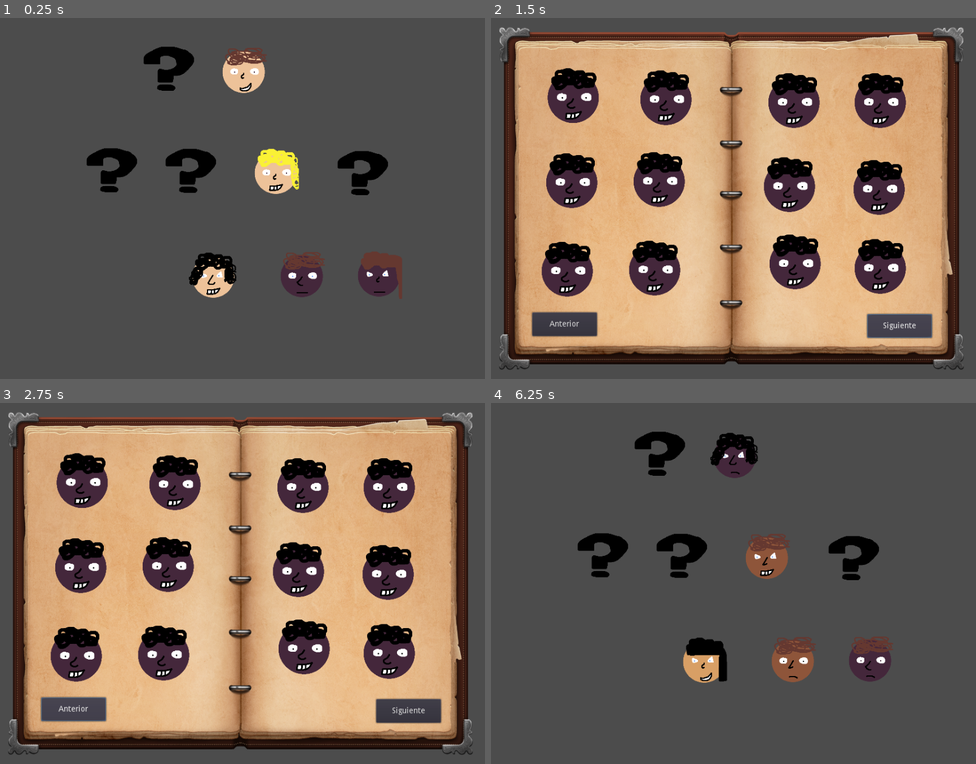
Above: before the commit, frames 1-4 (two rows, left to right).
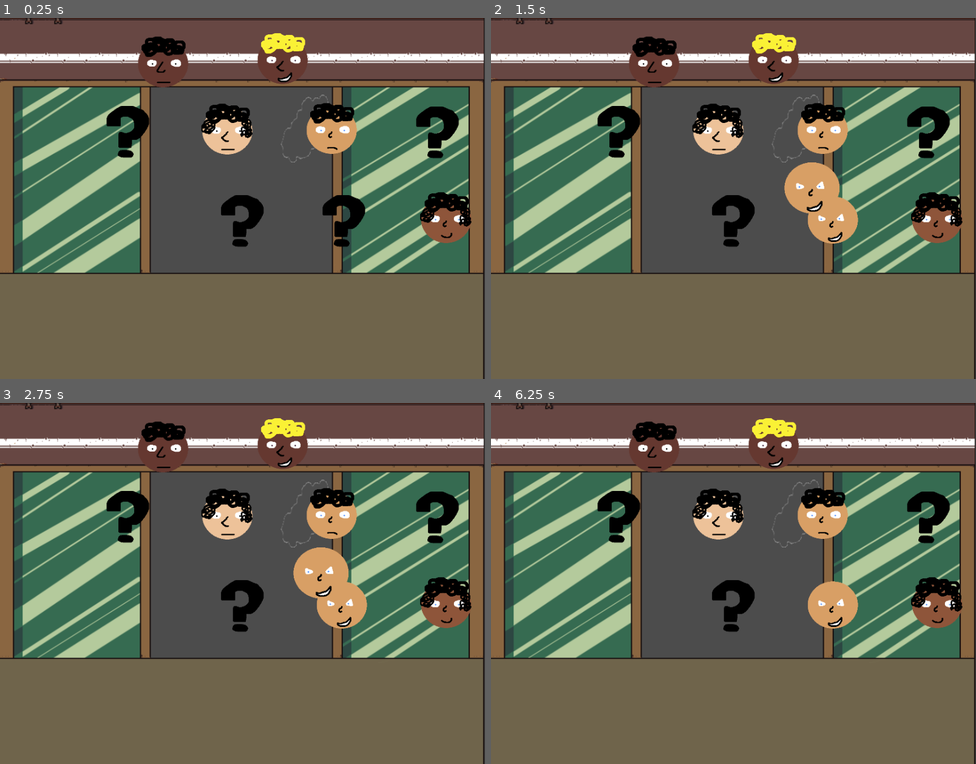
Above: after the commit, the same moments.

Repository: jnrdrgz/ggj-2023
Game: Godot game, scene res://MainScene.tscn
Same seed, same stepped clock (60 frames per second), same inputs: the game is played once before the commit and once after it.
Inputs (mouse positions are in pixels of both pictures, inside the frame that each line leads up to):
- Up to frame 1 (0.25 s): no input
- Up to frame 2 (1.5 s): tap Enter (ui_accept) at 0.5, 0.77, 0.8, 1.07 s; move the mouse to (840, 180) at 0.52 s; tap S (show_book) at 0.6 s; click (840, 180) at 0.67 s; click (898, 324) at 1.25 s, where only the run before the commit has a clickable "Siguiente"
- Up to frame 3 (2.75 s): click (72, 709) at 2 s, where only the run before the commit has a clickable "Anterior"
- Up to frame 4 (6.25 s): click (898, 709) at 2.75 s, where only the run before the commit has a clickable "Siguiente"; click (563, 709) at 3.5 s, where only the run before the commit has a clickable "Anterior"; click (898, 709) at 4.25 s, where only the run before the commit has a clickable "Siguiente"; click (563, 709) at 5 s, where only the run before the commit has a clickable "Anterior"; tap Enter (ui_accept) at 5.75, 5.85, 6.02 s; move the mouse to (636, 601) at 5.77 s; click (636, 601) at 5.92 s; tap S (show_book) at 6.05 s

The runs differ from the first frame. In frame 1, 85% of the frame differs, in the area x 0-100%, y 0-100%; in frame 2, 98%; in frame 3, 98%; in frame 4, 85%.

Commit message:
fixes

Diff:
--- a/BookOfFaces.gd
+++ b/BookOfFaces.gd
@@ -3,9 +3,112 @@
 onready var faceScene = "res://Face.tscn"
 
 var rng = RandomNumberGenerator.new()
+var current_book = 0
+
+#set_face(genero_, boca_, cara_, nariz_, ojos_, pelo_, nacionalidad_, profesion_):
+var books = [
+	[
+		["hombre", 3, 4, 3, 4, 1, Global.nacionalidades[0], Global.profesiones[0]],
+		["mujer", 1, 2, 3, 1, 1, Global.nacionalidades[0], Global.profesiones[0]],
+		["hombre", 1, 4, 4, 4, 1, Global.nacionalidades[0], Global.profesiones[0]],
+		["hombre", 1, 1, 1, 1, 1, Global.nacionalidades[0], Global.profesiones[0]],
+
+		["hombre", 3, 4, 3, 4, 1, Global.nacionalidades[0], Global.profesiones[0]],
+		["mujer", 1, 2, 3, 1, 1, Global.nacionalidades[0], Global.profesiones[0]],
+		["hombre", 1, 4, 4, 4, 1, Global.nacionalidades[0], Global.profesiones[0]],
+		["hombre", 1, 1, 1, 1, 1, Global.nacionalidades[0], Global.profesiones[0]],
+
+		["hombre", 3, 4, 3, 4, 1, Global.nacionalidades[0], Global.profesiones[0]],
+		["mujer", 1, 2, 3, 1, 1, Global.nacionalidades[0], Global.profesiones[0]],
+		["hombre", 1, 4, 4, 4, 1, Global.nacionalidades[0], Global.profesiones[0]],
+		["hombre", 1, 1, 1, 1, 1, Global.nacionalidades[0], Global.profesiones[0]],
+	],
+	[
+		["hombre", 3, 4, 3, 4, 1, Global.nacionalidades[0], Global.profesiones[0]],
+		["mujer", 1, 2, 3, 1, 1, Global.nacionalidades[0], Global.profesiones[0]],
+		["mujer", 1, 4, 4, 4, 1, Global.nacionalidades[0], Global.profesiones[0]],
+		["hombre", 1, 1, 1, 1, 1, Global.nacionalidades[0], Global.profesiones[0]],
+
+		["hombre", 3, 4, 3, 4, 1, Global.nacionalidades[0], Global.profesiones[0]],
+		["mujer", 1, 2, 3, 1, 1, Global.nacionalidades[0], Global.profesiones[0]],
+		["hombre", 1, 4, 4, 4, 1, Global.nacionalidades[0], Global.profesiones[0]],
+		["hombre", 1, 1, 1, 1, 1, Global.nacionalidades[0], Global.profesiones[0]],
+
+		["hombre", 3, 4, 3, 4, 1, Global.nacionalidades[0], Global.profesiones[0]],
+		["mujer", 1, 2, 3, 1, 1, Global.nacionalidades[0], Global.profesiones[0]],
+		["hombre", 1, 4, 4, 4, 1, Global.nacionalidades[0], Global.profesiones[0]],
+		["mujer", 1, 3, 4, 2, 2, Global.nacionalidades[0], Global.profesiones[0]],
+	],
+	[
+		["hombre", 1, 1, 2, 1, 1, Global.nacionalidades[0], Global.profesiones[0]],
+		["mujer", 1, 1, 3, 2, 1, Global.nacionalidades[0], Global.profesiones[0]],
+		["hombre", 3, 4, 3, 4, 1, Global.nacionalidades[0], Global.profesiones[0]],
+		["mujer", 2, 4, 3, 2, 2, Global.nacionalidades[0], Global.profesiones[0]],
+
+		["hombre", 3, 4, 3, 4, 1, Global.nacionalidades[0], Global.profesiones[0]],
+		["mujer", 2, 3, 1, 3, 1, Global.nacionalidades[0], Global.profesiones[0]],
+		["hombre", 1, 4, 4, 1, 1, Global.nacionalidades[0], Global.profesiones[0]],
+		["mujer", 1, 4, 3, 2, 1, Global.nacionalidades[0], Global.profesiones[0]],
+
+		["hombre", 3, 4, 4, 4, 1, Global.nacionalidades[0], Global.profesiones[0]],
+		["mujer", 1, 2, 2, 1, 4, Global.nacionalidades[0], Global.profesiones[0]],
+		["mujer", 1, 4, 3, 4, 4, Global.nacionalidades[0], Global.profesiones[0]],
+		["hombre", 1, 3, 2, 1, 1, Global.nacionalidades[0], Global.profesiones[0]],
+	],
+
+]
+
+func next():
+	var b = current_book + 1
+	current_book = b
+
+	print("next ", current_book, len(books))
+	if b > len(books)-1:
+		b = 0
+		current_book = 0
+
+	var book = books[b]
+	$Book/Label.text = "%s de %s" % [b+1, len(books)]
+
+	var child = 0
+	for data in book:
+		$Faces.get_children()[child].set_face(data[0],data[1],data[2],data[3],data[4],data[5],data[6],data[7])
+		child += 1
+
+func previous():
+	var b = current_book - 1
+	current_book = b
+
+	if b < 0:
+		b = len(books)-1
+		current_book = b
+	print("previous ", current_book, len(books))
+
+	var book = books[b]
+	$Book/Label.text = "%s de %s" % [b+1, len(books)]
+
+	var child = 0
+	for data in book:
+		$Faces.get_children()[child].set_face(data[0],data[1],data[2],data[3],data[4],data[5],data[6],data[7])
+		child += 1
+
 
 func _ready():
 	rng.randomize()
+	for face in $Faces.get_children():
+		face.get_random_face()
+
+		face.connect("face_pressed", self, "_test")
+
+func _test(face_id):
+	print("TEST SIGNAL")
+	$Book.visible = false
+	$Siguiente.visible = false
+	$Anterior.visible = false
+
+	for face in $Faces.get_children():
+		if face.id != face_id:
+			face.visible = false
 
 
 func _on_Face_face_pressed(face_id):
@@ -18,6 +121,19 @@
 		if face.id != face_id:
 			face.visible = false
 
+
+func show():
+	visible = true
+	$Book.visible = true
+	$Siguiente.visible = true
+	$Anterior.visible = true
+	for face in $Faces.get_children():
+		face.visible = true
+
+func hide():
+	visible = false
+	#for face in $Faces.get_children():
+	#	face.visible = true
 
 
 
@@ -54,3 +170,11 @@
 
 func generate_faces(n):
 	pass
+
+
+
+func _on_Siguiente_pressed():
+	next()
+
+func _on_Anterior_pressed():
+	previous()
--- a/BookOfFaces.tscn
+++ b/BookOfFaces.tscn
@@ -1,8 +1,9 @@
-[gd_scene load_steps=4 format=2]
+[gd_scene load_steps=5 format=2]
 
 [ext_resource path="res://assets/book.png" type="Texture" id=1]
 [ext_resource path="res://Face.tscn" type="PackedScene" id=2]
 [ext_resource path="res://BookOfFaces.gd" type="Script" id=3]
+[ext_resource path="res://fsemeric_100.tres" type="DynamicFont" id=4]
 
 [node name="BookOfFaces" type="Node2D"]
 script = ExtResource( 3 )
@@ -11,6 +12,16 @@
 position = Vector2( 423, 313.5 )
 scale = Vector2( 0.558526, 0.640351 )
 texture = ExtResource( 1 )
+
+[node name="Label" type="Label" parent="Book"]
+margin_left = 508.481
+margin_top = -408.37
+margin_right = 801.481
+margin_bottom = -284.37
+rect_scale = Vector2( 0.471173, 0.397517 )
+custom_colors/font_color = Color( 0, 0, 0, 1 )
+custom_fonts/font = ExtResource( 4 )
+text = "X de X"
 
 [node name="Siguiente" type="Button" parent="."]
 margin_left = 672.0
@@ -103,3 +114,7 @@
 
 [node name="PH12" type="Node2D" parent="FacesPlaceholders"]
 position = Vector2( 648, 396 )
+
+[connection signal="pressed" from="Siguiente" to="." method="_on_Siguiente_pressed"]
+[connection signal="pressed" from="Anterior" to="." method="_on_Anterior_pressed"]
+[connection signal="face_pressed" from="Faces/Face" to="." method="_on_Face_face_pressed"]
--- a/Face.gd
+++ b/Face.gd
@@ -9,10 +9,59 @@
 var rng
 var id
 
+var cara
+var boca
+var nariz
+var ojos
+var pelo
+
+
 var original_scale
 
 signal face_pressed(id)
 signal face_not_pressed
+signal released(face)
+
+var face_inside = false
+
+export (bool) var is_incognito = false
+export (bool) var generate_randomly = false
+
+func get_random_face():
+	var len_profesiones = len(Global.profesiones)
+	var prof = rng.randi_range(0,len_profesiones-1)
+	profesion = Global.profesiones[prof]
+	print("profesion", profesion)
+
+	var rand_boca = rng.randi_range(1,5)
+	set_boca(rand_boca)
+
+	var rand_cara = rng.randi_range(1,5)
+	set_cara(rand_cara)
+
+	var rand_nariz = rng.randi_range(1,5)
+	set_nariz(rand_nariz)
+
+	var rand_ojos = rng.randi_range(1,5)
+	set_ojos(rand_ojos)
+
+	var rand_pelo = rng.randi_range(1,5)
+	set_pelo(rand_pelo)
+
+	$Data/DataLabel.text = "Género: %s\n\nNacionalidad: %s\n\n Profesión: %s\n\n" % [genero, nacionalidad,profesion]
+
+func set_face(genero_, boca_, cara_, nariz_, ojos_, pelo_, nacionalidad_, profesion_):
+	nacionalidad = nacionalidad_
+	genero = genero_
+	profesion = profesion_
+	set_boca(boca_)
+	set_cara(cara_)
+	set_nariz(nariz_)
+	set_ojos(ojos_)
+	set_pelo(pelo)
+
+	$Data/DataLabel.text = "Género: %s\n\nNacionalidad: %s\n\n Profesión: %s\n\n" % [genero, nacionalidad, profesion]
+
 
 func _ready():
 	rng = RandomNumberGenerator.new()
@@ -21,27 +70,45 @@
 	id = rng.randi()
 	print(id)
 
+
 	original_scale = scale
 
 	original_pos = global_position
 	$Data/DataLabel.text = "Género: %s\n\nNacionalidad: %s\n\n Profesión: %s\n\n" % [genero, nacionalidad,profesion]
 
+	if generate_randomly:
+		get_random_face()
+
+	if is_incognito:
+		$Incognito.visible = true
+
+		$Cara.visible = false
+		$Boca.visible = false
+		$Nariz.visible = false
+		$Ojos.visible = false
+		$Pelo.visible = false
+
 func set_genero(gen):
 	genero = gen
 
-func set_cara(cara):
-	$Cara.texture = load("res://assets/%s/cara/cara%s.png" % [genero, cara])
-
-func set_boca(boca):
-	$Boca.texture = load("res://assets/%s/boca/boca%s.png" % [genero, boca])
-
-func set_nariz(nariz):
+func set_cara(prop_cara):
+	cara = prop_cara
+	$Cara.texture = load("res://assets/%s/cara/cara%s.png" % [genero, prop_cara])
+
+func set_boca(prop_boca):
+	boca = prop_boca
+	$Boca.texture = load("res://assets/%s/boca/boca%s.png" % [genero, prop_boca])
+
+func set_nariz(prop_nariz):
+	nariz = prop_nariz
 	$Nariz.texture = load("res://assets/%s/nariz/nariz%s.png" % [genero, nariz])
 
-func set_ojos(ojos):
-	$Ojos.texture = load("res://assets/%s/ojos/ojos%s.png" % [genero, ojos])
-
-func set_pelo(pelo):
+func set_ojos(prop_ojos):
+	ojos = prop_ojos
+	$Ojos.texture = load("res://assets/%s/ojos/ojos%s.png" % [genero, prop_ojos])
+
+func set_pelo(prop_pelo):
+	pelo = prop_pelo
 	$Pelo.texture = load("res://assets/%s/pelo/pelo%s.png" % [genero, pelo])
 
 func _input(event):
@@ -83,6 +150,9 @@
 			emit_signal("face_not_pressed")
 			face_not_pressed_signal_emitted = true
 
+func unselect():
+	pressing = false
+	global_position = original_pos
 
 func _on_TextureRect_gui_input(event):
 	if event is InputEventMouseButton and event.button_index == BUTTON_LEFT and event.pressed:
@@ -92,9 +162,58 @@
 		print("pressed")
 		#unzoom()
 	if event is InputEventMouseButton and event.button_index == BUTTON_LEFT and not event.pressed:
-		pressing = false
-		global_position = original_pos
+		unselect()
+	if event is InputEventMouseButton and event.button_index == BUTTON_LEFT and not event.pressed:
+		print("REALESED")
+		if face_inside:
+			print("FACE INSIDE")
+			emit_signal("released", self)
 
 	#elif event is InputEventScreenTouch and event.pressed:
 	#	print("test pressed")
 	#	get_tree().set_input_as_handled()
+
+
+func clone(face):
+	genero = face.genero
+	nacionalidad = face.nacionalidad
+	profesion = face.profesion
+
+	set_boca(face.boca)
+	set_cara(face.cara)
+	set_nariz(face.nariz)
+	set_ojos(face.ojos)
+	set_pelo(face.pelo)
+
+	#is_incognito = false
+
+	$Incognito.visible = false
+
+	$Cara.visible = true
+	$Boca.visible = true
+	$Nariz.visible = true
+	$Ojos.visible = true
+	$Pelo.visible = true
+
+
+func _test(face):
+	print("TTTTTTTTTESt")
+	clone(face)
+
+func _on_Area_area_entered(area):
+	var face =  area.get_parent()
+
+	if is_incognito:
+		face.face_inside = true
+		face.connect("released", self, "_test")
+		#clone(face)
+		#face.unselect()
+
+
+
+func _on_Area_area_exited(area):
+	var face =  area.get_parent()
+
+	if is_incognito:
+		face.face_inside = false
+		face.disconnect("released", self, "_test")
--- a/Face.tscn
+++ b/Face.tscn
@@ -7,6 +7,10 @@
 [ext_resource path="res://assets/hombre/cara/cara1.png" type="Texture" id=5]
 [ext_resource path="res://Face.gd" type="Script" id=6]
 [ext_resource path="res://fsemeric_100.tres" type="DynamicFont" id=7]
+[ext_resource path="res://assets/question_mark.png" type="Texture" id=8]
+
+[sub_resource type="RectangleShape2D" id=1]
+extents = Vector2( 111, 100 )
 
 [node name="Face" type="Node2D"]
 script = ExtResource( 6 )
@@ -31,6 +35,11 @@
 position = Vector2( 128, 128 )
 texture = ExtResource( 4 )
 
+[node name="Incognito" type="Sprite" parent="."]
+visible = false
+position = Vector2( 129, 132 )
+texture = ExtResource( 8 )
+
 [node name="Data" type="Control" parent="."]
 visible = false
 margin_right = 40.0
@@ -38,16 +47,16 @@
 
 [node name="DataTRect" type="ColorRect" parent="Data"]
 self_modulate = Color( 0, 0, 0, 0.670588 )
-margin_left = 134.0
-margin_top = -63.0
-margin_right = 364.0
-margin_bottom = 146.0
+margin_left = 111.0
+margin_top = -99.0
+margin_right = 472.0
+margin_bottom = 207.0
 
 [node name="DataLabel" type="Label" parent="Data"]
-margin_left = 117.0
-margin_top = -58.0
-margin_right = 1215.0
-margin_bottom = 149.0
+margin_left = 142.0
+margin_top = -93.0
+margin_right = 1240.0
+margin_bottom = 114.0
 rect_scale = Vector2( 0.244117, 0.261862 )
 custom_fonts/font = ExtResource( 7 )
 text = "PRUEBA"
@@ -62,6 +71,14 @@
 margin_bottom = 261.0
 rect_scale = Vector2( 0.923742, 0.840814 )
 
+[node name="Area" type="Area2D" parent="."]
+
+[node name="CollisionShape2D" type="CollisionShape2D" parent="Area"]
+position = Vector2( 130, 123 )
+shape = SubResource( 1 )
+
 [connection signal="gui_input" from="TextureRect" to="." method="_on_TextureRect_gui_input"]
 [connection signal="mouse_entered" from="TextureRect" to="." method="_on_TextureRect_mouse_entered"]
 [connection signal="mouse_exited" from="TextureRect" to="." method="_on_TextureRect_mouse_exited"]
+[connection signal="area_entered" from="Area" to="." method="_on_Area_area_entered"]
+[connection signal="area_exited" from="Area" to="." method="_on_Area_area_exited"]
--- a/FamilyTree.gd
+++ b/FamilyTree.gd
@@ -56,8 +56,6 @@
 	var father1 = get_random_face("hombre")
 	var mother1 = get_random_face("mujer")
 
-
-
 	var f = add_to_gen("FamilyGen1", father1 )
 	var m = add_to_gen("FamilyGen1", mother1 )
 	var center_scale = Vector2(128,128)*0.25
--- /dev/null
+++ b/Global.gd
@@ -0,0 +1,30 @@
+extends Node
+
+var profesiones = [
+	"Carpintero",
+	"Médico",
+	"Veterinario",
+	"Abogado",
+	"Contador",
+	"Ingeniero",
+	"Desempleado",
+	"-",
+]
+
+var nacionalidades = [
+	"Argentina",
+	"Argentina",
+	"Argentina",
+	"Argentina",
+	"Argentina",
+	"Argentina",
+	"Uruguay",
+	"Uruguay",
+	"Uruguay",
+	"Uruguay",
+	"Brasil",
+	"Italia",
+	"Italia",
+	"España",
+	"España",
+]
--- a/MainScene.gd
+++ b/MainScene.gd
@@ -2,4 +2,7 @@
 
 func _process(delta):
 	if Input.is_action_just_pressed("show_book"):
-		$BookOfFaces.visible = not $BookOfFaces.visible
+		if not $BookOfFaces.visible:
+			$BookOfFaces.show()
+		else:
+			$BookOfFaces.hide()
--- a/MainScene.tscn
+++ b/MainScene.tscn
@@ -1,49 +1,67 @@
 [gd_scene load_steps=5 format=2]
 
-[ext_resource path="res://RandomFace.tscn" type="PackedScene" id=1]
+[ext_resource path="res://Face.tscn" type="PackedScene" id=1]
 [ext_resource path="res://BookOfFaces.tscn" type="PackedScene" id=2]
 [ext_resource path="res://MainScene.gd" type="Script" id=3]
-[ext_resource path="res://SignoPregunta.tscn" type="PackedScene" id=4]
+[ext_resource path="res://assets/fondo.png" type="Texture" id=5]
 
 [node name="Main" type="Node2D"]
 position = Vector2( 10, 15 )
+scale = Vector2( 1.07729, 1.00868 )
 script = ExtResource( 3 )
 
-[node name="RandomFace2" parent="." instance=ExtResource( 1 )]
-position = Vector2( 379, 38 )
-scale = Vector2( 0.33, 0.33 )
+[node name="Fondo" type="Sprite" parent="."]
+position = Vector2( 388, 302 )
+texture = ExtResource( 5 )
 
-[node name="RandomFace5" parent="." instance=ExtResource( 1 )]
-position = Vector2( 436, 217 )
-scale = Vector2( 0.33, 0.33 )
+[node name="Face" parent="." instance=ExtResource( 1 )]
+position = Vector2( 211.642, 17.8452 )
+scale = Vector2( 0.363705, 0.368177 )
+generate_randomly = true
 
-[node name="RandomFace6" parent="." instance=ExtResource( 1 )]
-position = Vector2( 325, 401 )
-scale = Vector2( 0.33, 0.33 )
+[node name="Face2" parent="." instance=ExtResource( 1 )]
+position = Vector2( 408.433, 11.8968 )
+scale = Vector2( 0.363705, 0.368177 )
+generate_randomly = true
 
-[node name="RandomFace7" parent="." instance=ExtResource( 1 )]
-position = Vector2( 482, 400 )
-scale = Vector2( 0.33, 0.33 )
+[node name="Face9" parent="." instance=ExtResource( 1 )]
+position = Vector2( 659.99, 136.813 )
+scale = Vector2( 0.363705, 0.368177 )
+is_incognito = true
+generate_randomly = true
 
-[node name="RandomFace8" parent="." instance=ExtResource( 1 )]
-position = Vector2( 619, 399 )
-scale = Vector2( 0.33, 0.33 )
+[node name="Face3" parent="." instance=ExtResource( 1 )]
+position = Vector2( 150.377, 135.821 )
+scale = Vector2( 0.363705, 0.368177 )
+is_incognito = true
+generate_randomly = true
 
-[node name="SignoPregunta" parent="." instance=ExtResource( 4 )]
-position = Vector2( 240, 36 )
-scale = Vector2( 0.461813, 0.315763 )
+[node name="Face4" parent="." instance=ExtResource( 1 )]
+position = Vector2( 317.463, 135.821 )
+scale = Vector2( 0.363705, 0.368177 )
+generate_randomly = true
 
-[node name="SignoPregunta2" parent="." instance=ExtResource( 4 )]
-position = Vector2( 139, 216 )
-scale = Vector2( 0.461813, 0.315763 )
+[node name="Face5" parent="." instance=ExtResource( 1 )]
+position = Vector2( 489.191, 134.83 )
+scale = Vector2( 0.363705, 0.368177 )
+generate_randomly = true
 
-[node name="SignoPregunta3" parent="." instance=ExtResource( 4 )]
-position = Vector2( 279, 217 )
-scale = Vector2( 0.461813, 0.315763 )
+[node name="Face6" parent="." instance=ExtResource( 1 )]
+position = Vector2( 338.813, 292.462 )
+scale = Vector2( 0.363705, 0.368177 )
+is_incognito = true
+generate_randomly = true
 
-[node name="SignoPregunta4" parent="." instance=ExtResource( 4 )]
-position = Vector2( 584, 221 )
-scale = Vector2( 0.461813, 0.315763 )
+[node name="Face7" parent="." instance=ExtResource( 1 )]
+position = Vector2( 505.899, 292.462 )
+scale = Vector2( 0.363705, 0.368177 )
+is_incognito = true
+generate_randomly = true
+
+[node name="Face8" parent="." instance=ExtResource( 1 )]
+position = Vector2( 677.627, 291.471 )
+scale = Vector2( 0.363705, 0.368177 )
+generate_randomly = true
 
 [node name="BookOfFaces" parent="." instance=ExtResource( 2 )]
 visible = false
--- a/RandomFace.gd
+++ b/RandomFace.gd
@@ -4,19 +4,21 @@
 
 func get_random_face():
 	var rand_boca = rng.randi_range(1,5)
-	$Boca.texture = load("res://assets/mujer/boca/boca%s.png" % rand_boca)
+	$Boca.texture = load("res://assets/hombre/boca/boca%s.png" % rand_boca)
 
 	var rand_cara = rng.randi_range(1,5)
-	$Cara.texture = load("res://assets/mujer/cara/cara%s.png" % rand_cara)
+	$Cara.texture = load("res://assets/hombre/cara/cara%s.png" % rand_cara)
 
 	var rand_nariz = rng.randi_range(1,5)
-	$Nariz.texture = load("res://assets/mujer/nariz/nariz%s.png" % rand_nariz)
+	$Nariz.texture = load("res://assets/hombre/nariz/nariz%s.png" % rand_nariz)
 
 	var rand_ojos = rng.randi_range(1,5)
-	$Ojos.texture = load("res://assets/mujer/ojos/ojos%s.png" % rand_ojos)
+	#$OjoD.texture = load("res://assets/hombre1/ojos/ojos%s.png" % rand_ojos)
+	#$OjoI.texture = load("res://assets/hombre1/ojos/ojos%s.png" % rand_ojos)
+	$Ojos.texture = load("res://assets/hombre/ojos/ojos%s.png" % rand_ojos)
 
 	var rand_pelo = rng.randi_range(1,5)
-	$Pelo.texture = load("res://assets/mujer/pelo/pelo%s.png" % rand_pelo)
+	$Pelo.texture = load("res://assets/hombre/pelo/pelo%s.png" % rand_pelo)
 
 func _ready():
 	rng = RandomNumberGenerator.new()
--- a/RandomFace.tscn
+++ b/RandomFace.tscn
@@ -1,31 +1,43 @@
-[gd_scene load_steps=7 format=2]
+[gd_scene load_steps=8 format=2]
 
 [ext_resource path="res://RandomFace.gd" type="Script" id=1]
 [ext_resource path="res://assets/hombre/boca/boca1.png" type="Texture" id=2]
-[ext_resource path="res://assets/hombre/nariz/nariz1.png" type="Texture" id=3]
+[ext_resource path="res://assets/hombre/pelo/pelo1.png" type="Texture" id=3]
 [ext_resource path="res://assets/hombre/ojos/ojos1.png" type="Texture" id=4]
-[ext_resource path="res://assets/hombre/pelo/pelo2.png" type="Texture" id=5]
-[ext_resource path="res://assets/hombre/cara/cara1.png" type="Texture" id=6]
+[ext_resource path="res://assets/hombre/cara/cara1.png" type="Texture" id=5]
+[ext_resource path="res://assets/hombre1/ojos/ojos1.png" type="Texture" id=6]
+[ext_resource path="res://assets/hombre/nariz/nariz1.png" type="Texture" id=7]
 
 [node name="RandomFace" type="Node2D"]
 script = ExtResource( 1 )
 
 [node name="Cara" type="Sprite" parent="."]
 position = Vector2( 128, 128 )
-texture = ExtResource( 6 )
+texture = ExtResource( 5 )
 
 [node name="Boca" type="Sprite" parent="."]
-position = Vector2( 128, 128 )
+position = Vector2( 128, 127 )
 texture = ExtResource( 2 )
 
 [node name="Nariz" type="Sprite" parent="."]
-position = Vector2( 128, 128 )
+position = Vector2( 127, 129 )
+texture = ExtResource( 7 )
+
+[node name="OjoD" type="Sprite" parent="."]
+visible = false
+position = Vector2( 128, 131 )
+texture = ExtResource( 4 )
+
+[node name="OjoI" type="Sprite" parent="."]
+visible = false
+position = Vector2( 88, 125 )
+texture = ExtResource( 6 )
+flip_h = true
+
+[node name="Pelo" type="Sprite" parent="."]
+position = Vector2( 128, 126 )
 texture = ExtResource( 3 )
 
 [node name="Ojos" type="Sprite" parent="."]
-position = Vector2( 128, 128 )
+position = Vector2( 131, 127 )
 texture = ExtResource( 4 )
-
-[node name="Pelo" type="Sprite" parent="."]
-position = Vector2( 128, 128 )
-texture = ExtResource( 5 )
--- /dev/null
+++ b/Test1.gd
@@ -0,0 +1,9 @@
+extends Node2D
+
+
+func _ready():
+	$Face.set_boca(3)
+	$Face.set_cara(3)
+	$Face.set_nariz(3)
+	$Face.set_ojos(3)
+	$Face.set_pelo(3)
--- /dev/null
+++ b/Test1.tscn
@@ -0,0 +1,16 @@
+[gd_scene load_steps=3 format=2]
+
+[ext_resource path="res://Face.tscn" type="PackedScene" id=1]
+[ext_resource path="res://Test1.gd" type="Script" id=2]
+
+[node name="Test" type="Node2D"]
+script = ExtResource( 2 )
+
+[node name="Face2" parent="." instance=ExtResource( 1 )]
+position = Vector2( 181, 80 )
+scale = Vector2( 0.489474, 0.489362 )
+is_incognito = true
+
+[node name="Face" parent="." instance=ExtResource( 1 )]
+position = Vector2( 487, 80 )
+scale = Vector2( 0.489474, 0.489362 )
--- a/project.godot
+++ b/project.godot
@@ -13,6 +13,10 @@
 config/name="Ggj 2023"
 run/main_scene="res://MainScene.tscn"
 config/icon="res://icon.png"
+
+[autoload]
+
+Global="*res://Global.gd"
 
 [display]
 
Not shown: 1 places in Face.tscn that only renumber resources
Binary file added: assets/fondo.png
Binary file added: assets/hombre1/boca/boca1.png
Binary file added: assets/hombre1/boca/boca2.png
Binary file added: assets/hombre1/boca/boca3.png
Binary file added: assets/hombre1/boca/boca4.png
Binary file added: assets/hombre1/boca/boca5.png
Binary file added: assets/hombre1/cara/cara1.png
Binary file added: assets/hombre1/cara/cara2.png
Binary file added: assets/hombre1/cara/cara3.png
Binary file added: assets/hombre1/cara/cara4.png
Binary file added: assets/hombre1/cara/cara5.png
(and 15 more such lines)
